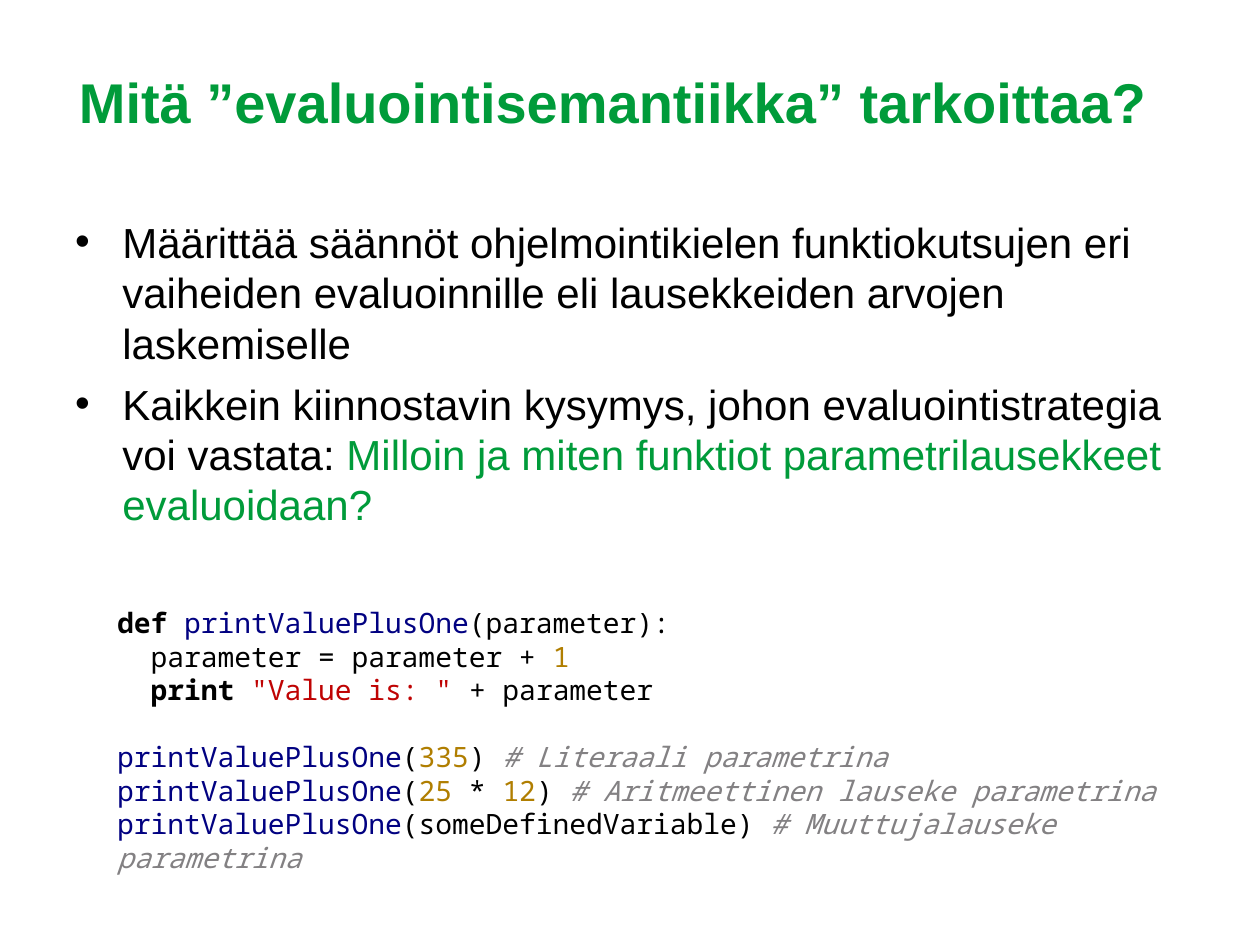
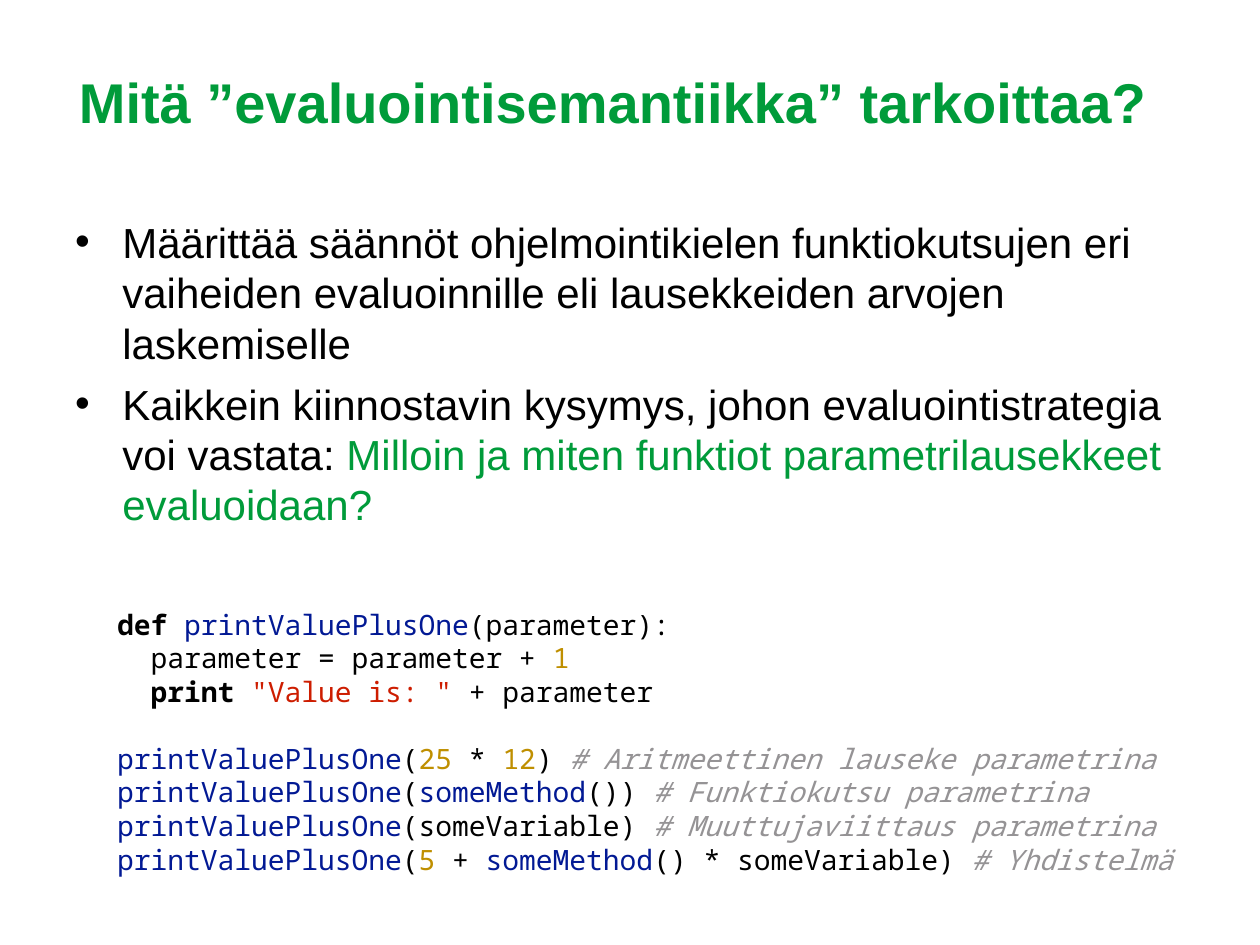
Before and after one commit to attekei/kandi, a slide deck: slide 4 of lazy-evaluation.pptx. Drawn at 1260x945 pixels with LibreOffice and Linux fonts; fonts in the diff are those of the drawing; background and template pictures are left out. Boxes give left, top, right and bottom in pixels: in the first picture for what was removed or moved away, otherwise in the second. Text is boxed around its words. In the diff, an @@ line names an element or a change of style, - is before the commit and + after.

```diff
--- a/lazy-evaluation.pptx
+++ b/lazy-evaluation.pptx
@@ text at (x1=117, y1=613, x2=1156, y2=776): text colour #010181 to #021994 in "printValuePlusOne(parameter):", "printValuePlusOne(25"; text colour #B07E00 to #BF8F00 in "1", "printValuePlusOne(25 12)"; text colour #BF0303 to #CD1D00 in ""Value is: ""; text colour #838183 to #959395 in "# Aritmeettinen lauseke parametrina" @@
@@ text at (x1=117, y1=745, x2=887, y2=774): paragraph removed @@
-printValuePlusOne(335) # Literaali parametrina
@@ text at (x1=117, y1=775, x2=1173, y2=877): text changed; text colour #838183 to #021994 @@
-printValuePlusOne(someDefinedVariable) # Muuttujalauseke parametrina
+printValuePlusOne(someMethod()) # Funktiokutsu parametrina
+printValuePlusOne(someVariable) # Muuttujaviittaus parametrina
+printValuePlusOne(5 + someMethod() * someVariable) # Yhdistelmä
```
Also in this commit, not shown: 10 other files.
